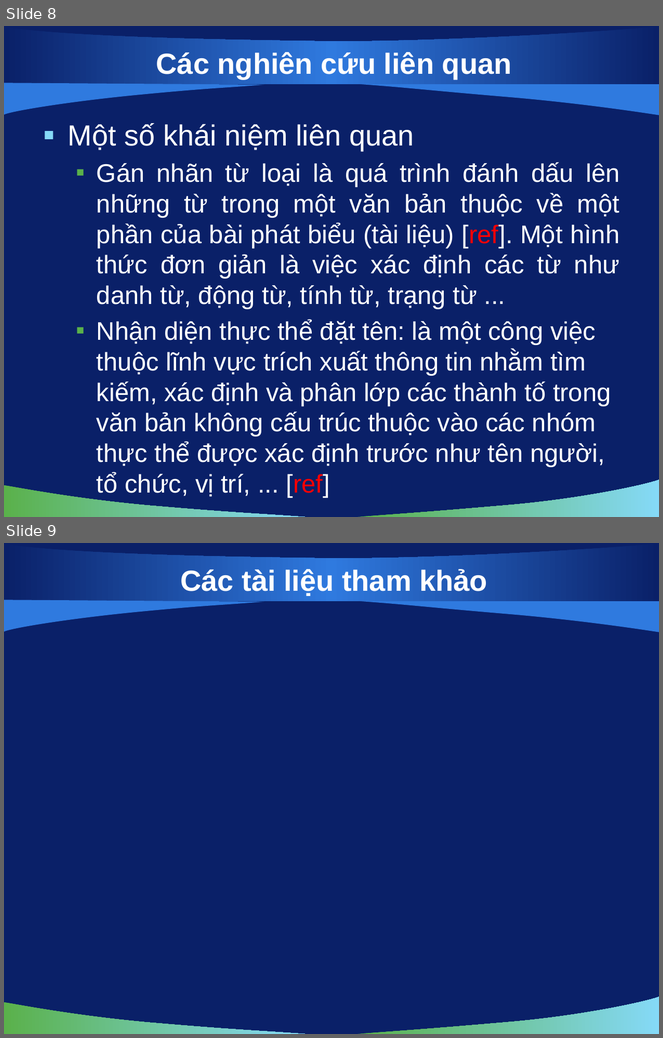
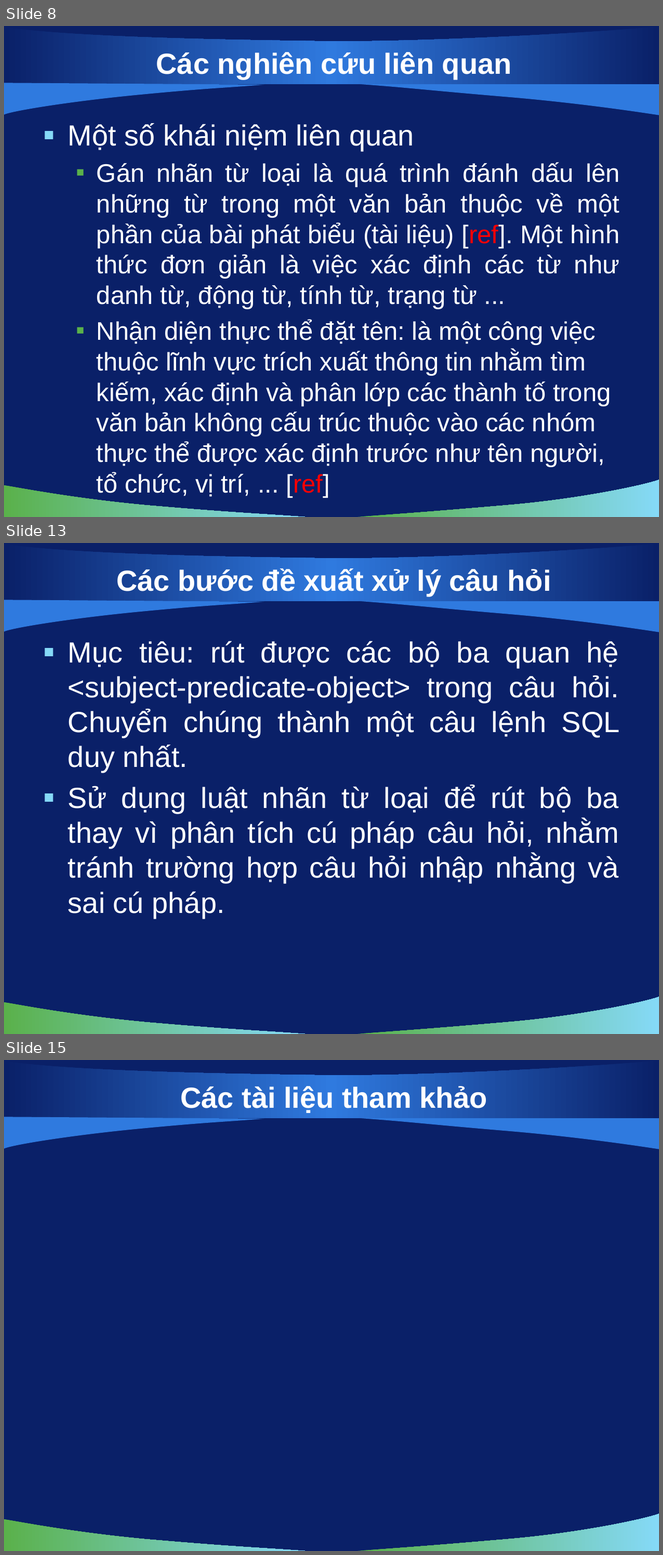
Before and after one commit to hungntit/filnalproject, a slide deck: De Cuong/bao cao luan van/slide 0.1.pptx. Shown one above the other, each under a label of ours: slides 8 and 9 before the commit, slides 8, 13 and 15 after it; the slides between them are not shown. The pictures are 663x1038 and 663x1555 pixels, drawn with LibreOffice and Linux fonts; fonts in the diff are those of the drawing; background and template pictures are left out. Boxes give left, top, right and bottom in pixels: in the first picture for what was removed or moved away, otherwise in the second. Text is boxed around its words. In the diff, an @@ line names an element or a change of style, - is before the commit and + after.

```diff
--- a/De Cuong/bao cao luan van/slide 0.1.pptx
+++ b/De Cuong/bao cao luan van/slide 0.1.pptx
@@ slide 13 added at (4,543,659,1034), background picture (left out); not listed: 5 template elements that a slide beside it also shows @@
@@ title added at (116,568,552,597), 32 pt, text #FFFFFF, bold @@
+Các bước đề xuất xử lý câu hỏi
@@ text added at (68,641,620,918), 32 pt, text #FFFFFF @@
+▪ Mục tiêu: rút được các bộ ba quan hệ <subject-predicate-object> trong câu hỏi. Chuyển chúng thành một câu lệnh SQL duy nhất.
+▪ Sử dụng luật nhãn từ loại để rút bộ ba thay vì phân tích cú pháp câu hỏi, nhằm tránh trường hợp câu hỏi nhập nhằng và sai cú pháp.
@@ what was slide 9 is now slide 15 @@
```
Also in this commit, not shown: 1 slide changed, 5 other slides added, 1 other file.
